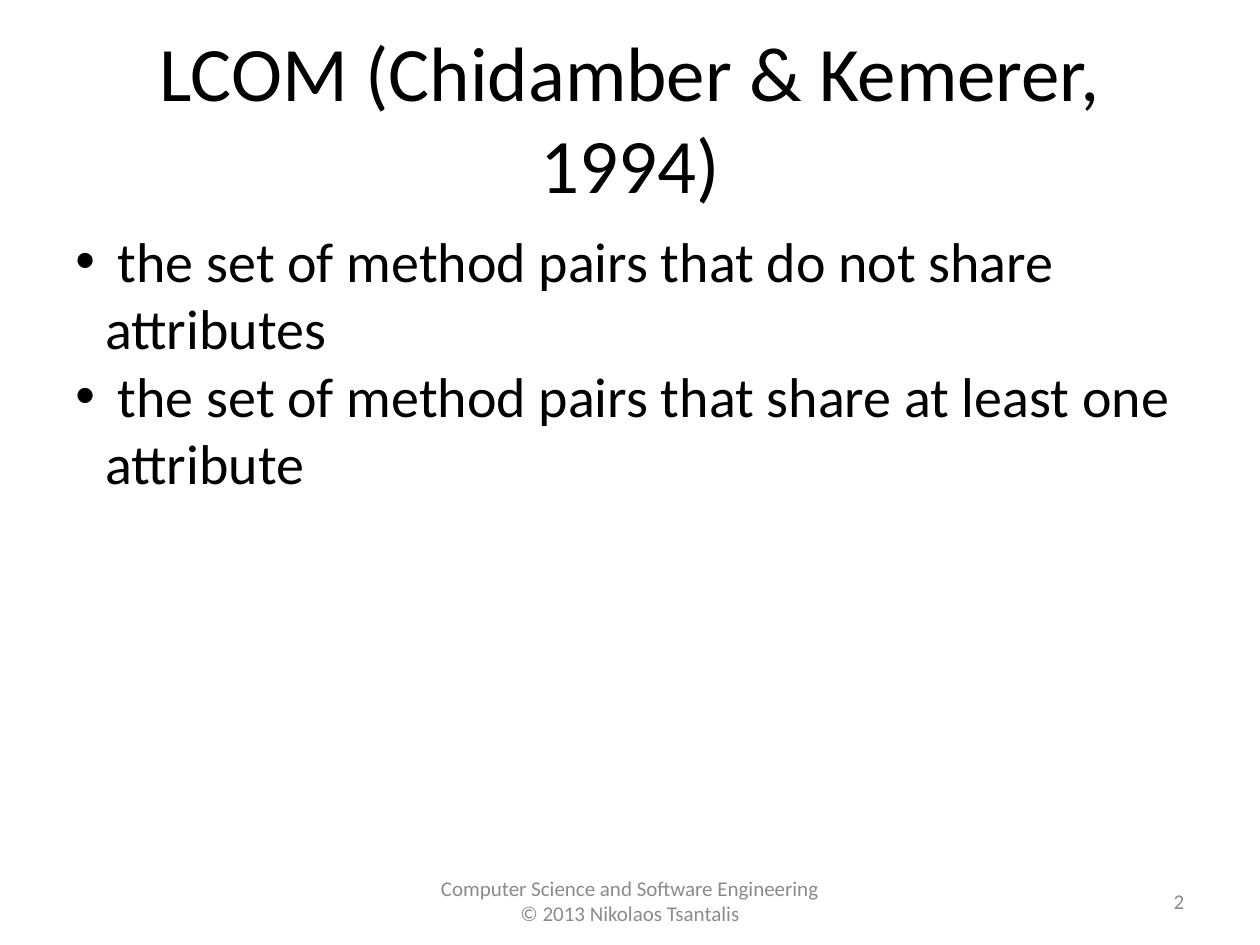
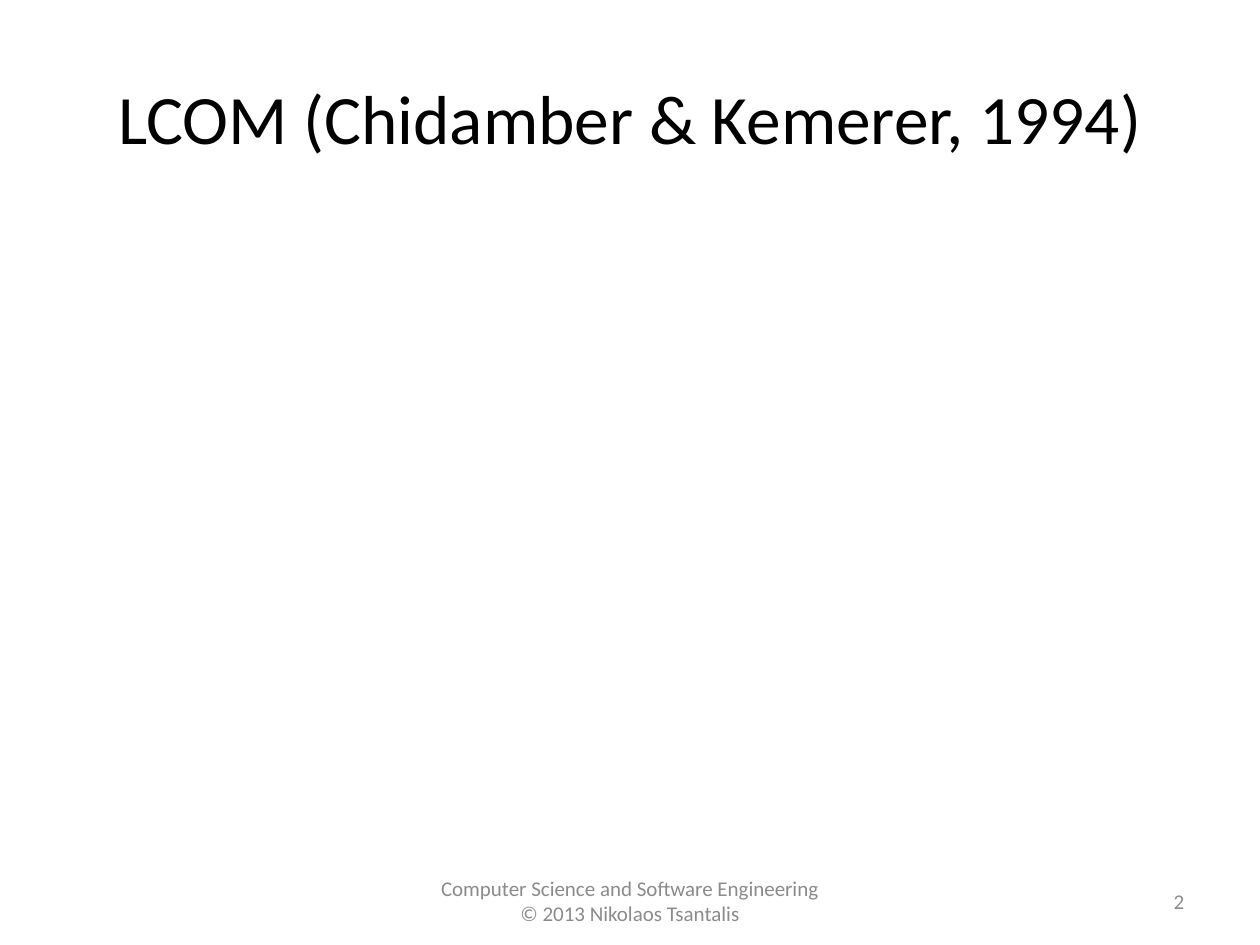
Before and after one commit to tajmilur-rahman/SOEN6611, a slide deck: slide 2 of lectures/lec4/Cohesion_Metrics_History.pptx. Drawn at 1260x945 pixels with LibreOffice and Linux fonts; fonts in the diff are those of the drawing; grey boxes stand for pictures. Boxes give left, top, right and bottom in pixels: in the first picture for what was removed or moved away, otherwise in the second. Text is boxed around its words. In the diff, an @@ line names an element or a change of style, - is before the commit and + after.

```diff
--- a/lectures/lec4/Cohesion_Metrics_History.pptx
+++ b/lectures/lec4/Cohesion_Metrics_History.pptx
@@ title "LCOM (Chidamber & Kemerer, 1994)" at (x1=118, y1=93, x2=1141, y2=154): size 44 to 39.6 pt @@
@@ text removed at (x1=105, y1=243, x2=1169, y2=485) @@
-• the set of method pairs that do not share attributes
-• the set of method pairs that share at least one attribute
```
Also in this commit, not shown: 11 other slides changed, 7 slides added, 7 slides removed, 12 other files.
